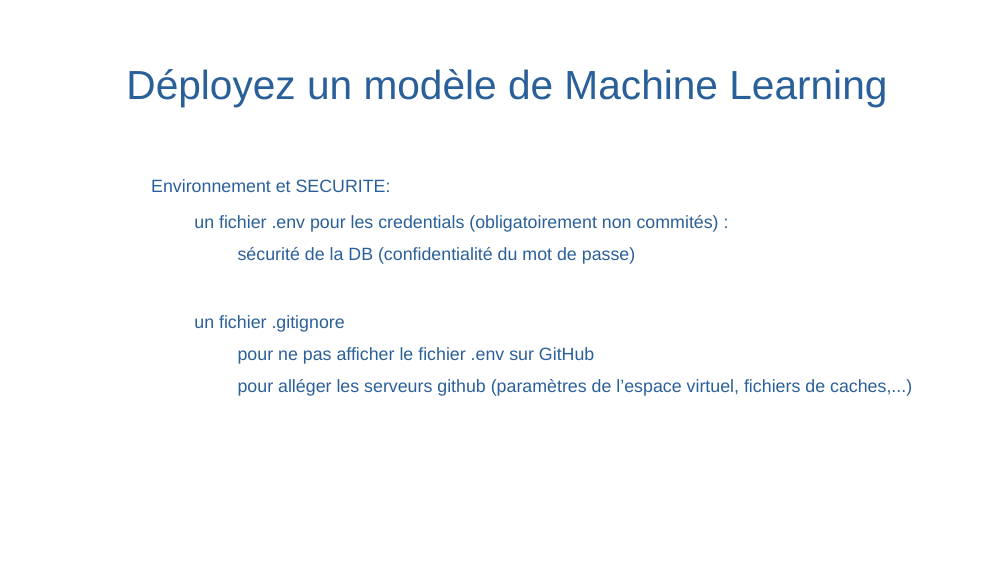
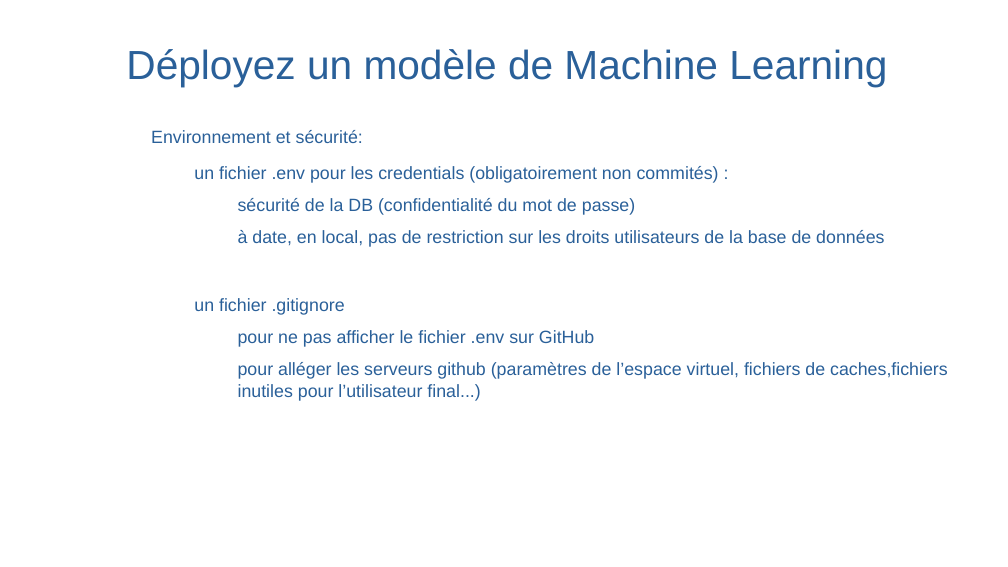
Before and after one commit to christophesallessacareau-boop/Deployez_un_modele_de_ML, a slide deck: slide 5 of Salles_Christophe_5_presentation_122025.odp. Drawn at 1008x567 pixels with LibreOffice and Linux fonts; fonts in the diff are those of the drawing; background and template pictures are left out. Boxes give left, top, right and bottom in pixels: in the first picture for what was removed or moved away, otherwise in the second. Text is boxed around its words. In the diff, an @@ line names an element or a change of style, - is before the commit and + after.

```diff
--- a/Salles_Christophe_5_presentation_122025.odp
+++ b/Salles_Christophe_5_presentation_122025.odp
@@ title "Déployez un modèle de Machine ..." moved from (x1=126, y1=69, x2=887, y2=106) to (x1=126, y1=49, x2=887, y2=86) @@
@@ text "Environnement et sécurité:" moved from (x1=151, y1=179, x2=912, y2=396) to (x1=151, y1=130, x2=948, y2=401) @@
@@ text at (x1=151, y1=130, x2=363, y2=143): text changed @@
-● Environnement et SECURITE:
+Environnement et sécurité:
@@ text at (x1=238, y1=230, x2=884, y2=247): paragraph added @@
+    ● à date, en local, pas de restriction sur les droits utilisateurs de la base de données
@@ text at (x1=238, y1=362, x2=948, y2=401): text changed @@
-    ● pour alléger les serveurs github (paramètres de l’espace virtuel, fichiers de caches,...)
+    ● pour alléger les serveurs github (paramètres de l’espace virtuel, fichiers de caches,fichiers inutiles pour l’utilisateur final...)
```
Also in this commit, not shown: 5 other slides changed, 2 slides added, 7 slides removed, 6 other files.
